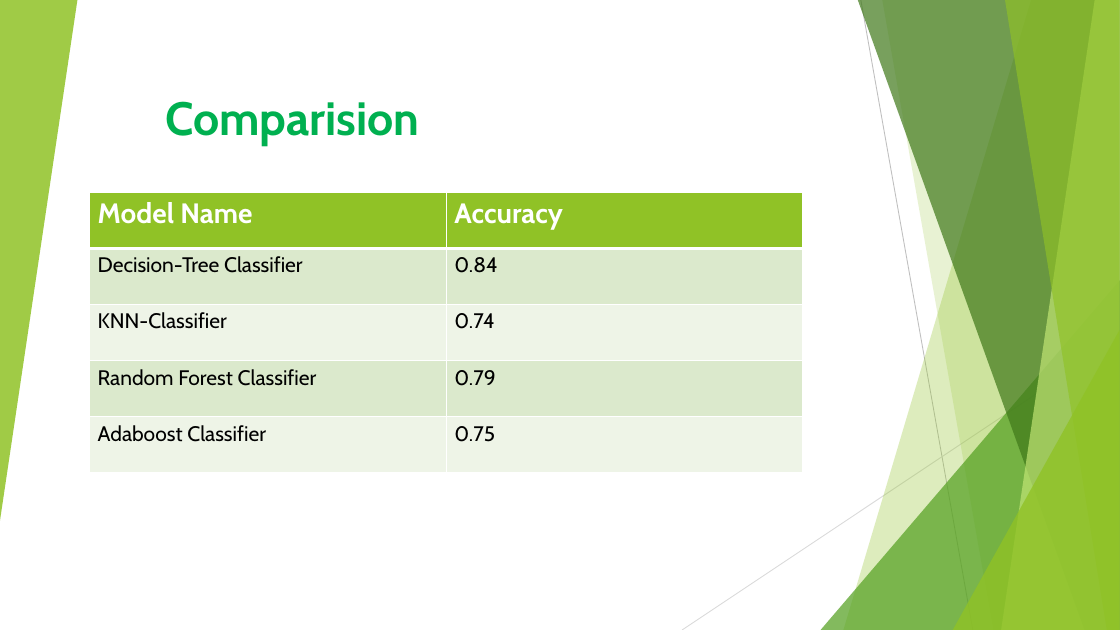
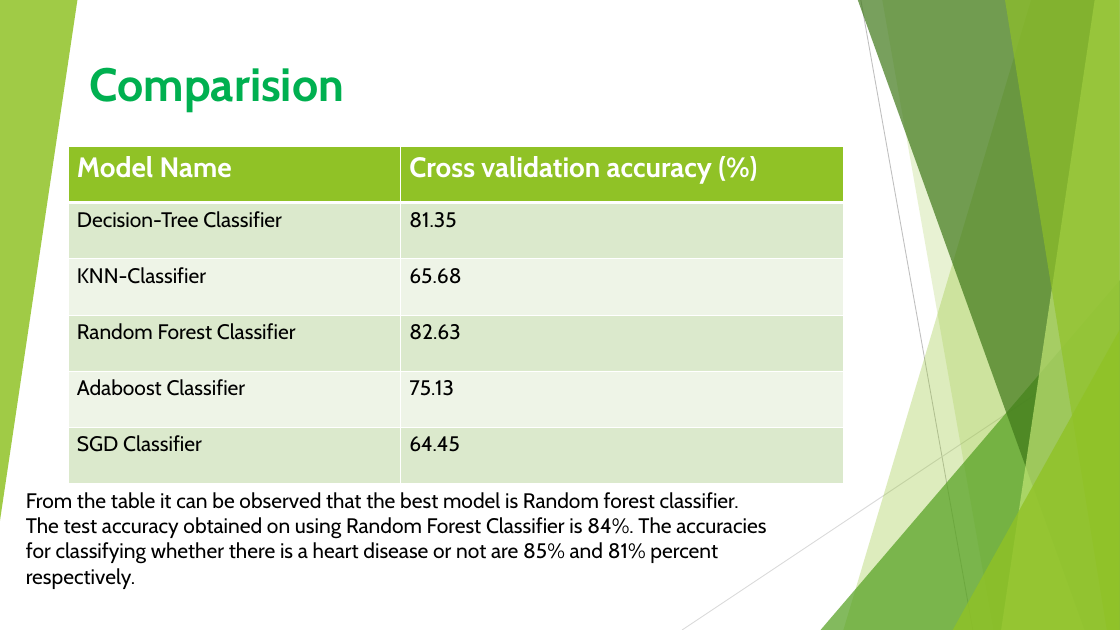
Before and after one commit to spsaswat/Heart-Disease-Detector, a slide deck: slide 3 of Mini_presentation.pptx. Drawn at 1120x630 pixels with LibreOffice and Linux fonts; fonts in the diff are those of the drawing. Boxes give left, top, right and bottom in pixels: in the first picture for what was removed or moved away, otherwise in the second. Text is boxed around its words. In the diff, an @@ line names an element or a change of style, - is before the commit and + after.

```diff
--- a/Mini_presentation.pptx
+++ b/Mini_presentation.pptx
@@ text "Comparision": place and size @@
-text "Comparision" at box(165, 101, 419, 147)
+text "Comparision" at box(90, 67, 344, 113)
@@ table at box(69, 146, 844, 483) @@
-row 1: Model Name | Accuracy
-row 2: Decision-Tree Classifier | 0.84
-row 3: KNN-Classifier | 0.74
-row 4: Random Forest Classifier | 0.79
-row 5: Adaboost Classifier | 0.75
+row 1: Model Name | Cross validation accuracy (%)
+row 2: Decision-Tree Classifier | 81.35
+row 3: KNN-Classifier | 65.68
+row 4: Random Forest Classifier | 82.63
+row 5: Adaboost Classifier | 75.13
+row 6: SGD Classifier | 64.45
@@ table: place and size @@
-table at box(89, 192, 803, 473)
+table at box(69, 146, 844, 483)
@@ text added at box(26, 492, 766, 589), 18 pt, text #000000 @@
+From the table it can be observed that the best model is Random forest classifier.
+The test accuracy obtained on using Random Forest Classifier is 84%. The accuracies
+for classifying whether there is a heart disease or not are 85% and 81% percent
+respectively.
```
Also in this commit, not shown: 1 slide added.
